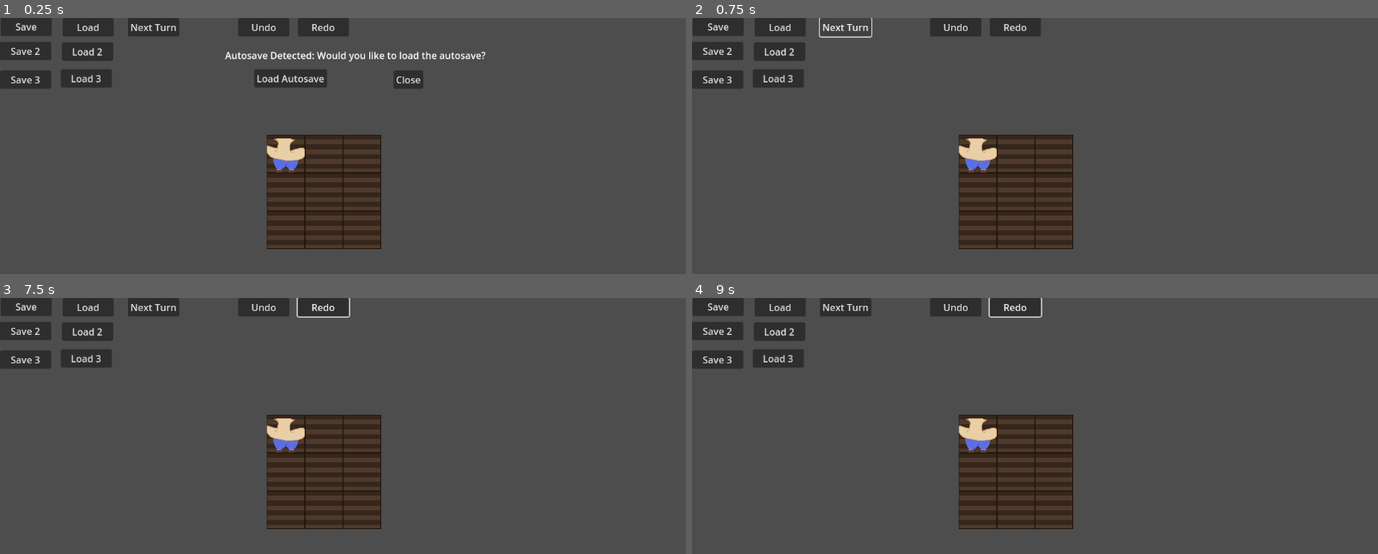
Above: before the commit, frames 1-4 (two rows, left to right).
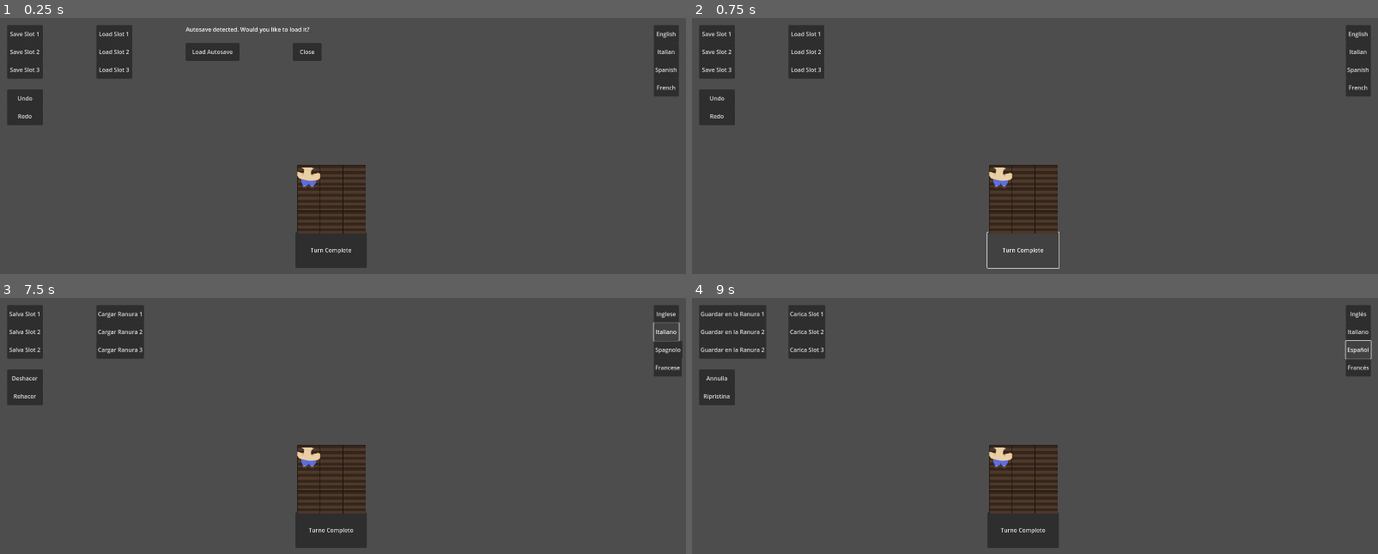
Above: after the commit, the same moments.

Repository: ZaneShan/CMPM-121-F
Game: Godot game, scene res://Main.tscn
Two runs of this game, one before a commit and one after it. Both use one fixed random seed, a clock stepped at 60 frames per second and the inputs below.
Inputs (mouse positions are in pixels of both pictures, inside the frame that each line leads up to):
- Up to frame 1 (0.25 s): no input
- Up to frame 2 (0.75 s): click "Next Turn" (after the commit: "Turn Complete") at 0.5 s
- Up to frame 3 (7.5 s): click "Save" (after the commit: "Save Slot 1") at 1.25 s; click "Save 2" (after the commit: "Save Slot 2") at 2 s; click "Save 3" (after the commit: "Save Slot 3") at 2.75 s; click "Load" (after the commit: "Load Slot 1") at 3.5 s; click "Load 2" (after the commit: "Load Slot 2") at 4.25 s; click "Load 3" (after the commit: "Load Slot 3") at 5 s; click "Undo" at 5.75 s; click "Redo" at 6.5 s; click (665, 331) at 7.25 s, where only the run after the commit has a clickable "Italian"
- Up to frame 4 (9 s): click (1357, 331) at 8 s, where only the run after the commit has a clickable "Italiano"; click (1357, 349) at 8.75 s, where only the run after the commit has a clickable "Spagnolo"

The runs differ from the first frame. In frame 1, 15% of the frame differs, in the area x 0-99%, y 0-98%; in frame 2, 11%; in frame 3, 13%; in frame 4, 12%.

Commit message:
Localization added for french, italian, and spanish

Diff:
--- a/Main.gd
+++ b/Main.gd
@@ -76,6 +76,21 @@
 
 	var autosaveClose_button = $AutosaveCloseButton
 	autosaveClose_button.connect("pressed", Callable(self, "hideAutosavePrompt"))
+
+	var italian_button = $ItalianButton
+	italian_button.connect("pressed", Callable(self, "change_language").bind("it"))
+
+	var spanish_button = $SpanishButton
+	spanish_button.connect("pressed", Callable(self, "change_language").bind("es"))
+
+	var french_button = $FrenchButton
+	french_button.connect("pressed", Callable(self, "change_language").bind("fr"))
+
+	var english_button = $EnglishButton
+	english_button.connect("pressed", Callable(self, "change_language").bind("en"))
+
+	# Set the default language
+	change_language("en")
 
 	# Add the player
 	var player = preload("res://Player.tscn").instantiate()
@@ -310,3 +325,44 @@
 		level_complete_label.visible = true
 	else:
 		level_complete_label.visible = false
+
+func change_language(language_code: String):
+	# Set the current locale
+	TranslationServer.set_locale(language_code)
+
+	# Update text for all UI elements
+	var turn_button = $TurnButton
+	turn_button.text = tr("Turn Complete")
+	var save_button = $SaveButton
+	save_button.text = tr("Save Slot 1")
+	var save_button2 = $SaveButton2
+	save_button2.text = tr("Save Slot 2")
+	var save_button3 = $SaveButton3
+	save_button3.text = tr("Save Slot 3")
+	var load_button = $LoadButton
+	load_button.text = tr("Load Slot 1")
+	var load_button2 = $LoadButton2
+	load_button2.text = tr("Load Slot 2")
+	var load_button3 = $LoadButton3
+	load_button3.text = tr("Load Slot 3")
+	var undo_button = $UndoButton
+	undo_button.text = tr("Undo")
+	var redo_button = $RedoButton
+	redo_button.text = tr("Redo")
+	var autosave_button = $AutosaveButton
+	autosave_button.text = tr("Load Autosave")
+	var autosave_close_button = $AutosaveCloseButton
+	autosave_close_button.text = tr("Close")
+	var autosave_label = $AutosaveLabel
+	autosave_label.text = tr("Autosave detected. Would you like to load it?")
+	var level_complete_label = $LevelCompleteLabel
+	level_complete_label.text = tr("Level Complete!")
+	var italian_button = $ItalianButton
+	italian_button.text = tr("Italian")
+	var spanish_button = $SpanishButton
+	spanish_button.text = tr("Spanish")
+	var french_button = $FrenchButton
+	french_button.text = tr("French")
+	var english_button = $EnglishButton
+	english_button.text = tr("English")
+	print("Language changed to: ", language_code)
--- a/Main.tscn
+++ b/Main.tscn
@@ -6,70 +6,76 @@
 script = ExtResource("1_dilqc")
 
 [node name="TurnButton" type="Button" parent="."]
-offset_left = 215.0
-offset_right = 301.0
-offset_bottom = 31.0
+offset_left = 827.0
+offset_top = 600.0
+offset_right = 1027.0
+offset_bottom = 700.0
 text = "Next Turn"
 
 [node name="SaveButton" type="Button" parent="."]
-offset_left = 1.0
-offset_top = -1.0
-offset_right = 87.0
-offset_bottom = 30.0
+offset_left = 20.0
+offset_top = 20.0
+offset_right = 120.0
+offset_bottom = 70.0
 text = "Save"
 
 [node name="SaveButton2" type="Button" parent="."]
-offset_top = 40.0
-offset_right = 86.0
-offset_bottom = 71.0
+offset_left = 20.0
+offset_top = 70.0
+offset_right = 120.0
+offset_bottom = 120.0
 text = "Save 2"
 
 [node name="SaveButton3" type="Button" parent="."]
-offset_top = 88.0
-offset_right = 86.0
-offset_bottom = 119.0
+offset_left = 20.0
+offset_top = 120.0
+offset_right = 120.0
+offset_bottom = 170.0
 text = "Save 3"
 
 [node name="LoadButton" type="Button" parent="."]
-offset_left = 105.0
-offset_right = 191.0
-offset_bottom = 31.0
+offset_left = 270.0
+offset_top = 20.0
+offset_right = 370.0
+offset_bottom = 70.0
 text = "Load"
 
 [node name="LoadButton2" type="Button" parent="."]
-offset_left = 104.0
-offset_top = 41.0
-offset_right = 190.0
-offset_bottom = 72.0
+offset_left = 270.0
+offset_top = 70.0
+offset_right = 370.0
+offset_bottom = 120.0
 text = "Load 2"
 
 [node name="LoadButton3" type="Button" parent="."]
-offset_left = 102.0
-offset_top = 86.0
-offset_right = 188.0
-offset_bottom = 117.0
+offset_left = 270.0
+offset_top = 120.0
+offset_right = 370.0
+offset_bottom = 170.0
 text = "Load 3"
 
 [node name="UndoButton" type="Button" parent="."]
-offset_left = 400.0
-offset_right = 486.0
-offset_bottom = 31.0
+offset_left = 20.0
+offset_top = 200.0
+offset_right = 120.0
+offset_bottom = 250.0
 text = "Undo"
 
 [node name="RedoButton" type="Button" parent="."]
-offset_left = 500.0
-offset_right = 586.0
-offset_bottom = 31.0
+offset_left = 20.0
+offset_top = 250.0
+offset_right = 120.0
+offset_bottom = 300.0
 text = "Redo
 "
 
 [node name="LevelCompleteLabel" type="Label" parent="."]
 top_level = true
 z_index = 1
-offset_left = 507.0
-offset_top = 264.0
-offset_right = 631.0
-offset_bottom = 300.0
+offset_left = 500.0
+offset_top = 500.0
+offset_right = 624.0
+offset_bottom = 575.0
 text = "=============
 Level Complete!
 ============="
@@ -77,25 +83,53 @@
 vertical_alignment = 2
 
 [node name="AutosaveLabel" type="Label" parent="."]
-offset_left = 378.0
-offset_top = 51.0
-offset_right = 816.0
-offset_bottom = 74.0
+offset_left = 520.0
+offset_top = 20.0
+offset_right = 958.0
+offset_bottom = 43.0
 text = "Autosave Detected: Would you like to load the autosave?"
 
 [node name="AutosaveButton" type="Button" parent="."]
-offset_left = 427.0
-offset_top = 86.0
-offset_right = 549.0
-offset_bottom = 117.0
+offset_left = 520.0
+offset_top = 70.0
+offset_right = 670.0
+offset_bottom = 120.0
 text = "Load Autosave"
 
 [node name="AutosaveCloseButton" type="Button" parent="."]
-offset_left = 661.0
-offset_top = 88.0
-offset_right = 711.0
-offset_bottom = 119.0
+offset_left = 820.0
+offset_top = 70.0
+offset_right = 900.0
+offset_bottom = 120.0
 text = "Close"
+
+[node name="ItalianButton" type="Button" parent="."]
+offset_left = 1830.0
+offset_top = 70.0
+offset_right = 1900.0
+offset_bottom = 120.0
+text = "Italian"
+
+[node name="SpanishButton" type="Button" parent="."]
+offset_left = 1830.0
+offset_top = 120.0
+offset_right = 1900.0
+offset_bottom = 170.0
+text = "Spanish"
+
+[node name="FrenchButton" type="Button" parent="."]
+offset_left = 1830.0
+offset_top = 170.0
+offset_right = 1900.0
+offset_bottom = 220.0
+text = "French"
+
+[node name="EnglishButton" type="Button" parent="."]
+offset_left = 1830.0
+offset_top = 20.0
+offset_right = 1900.0
+offset_bottom = 70.0
+text = "English"
 
 [connection signal="pressed" from="TurnButton" to="." method="_on_turn_button_pressed"]
 [connection signal="pressed" from="SaveButton" to="." method="_on_turn_button_pressed"]
--- /dev/null
+++ b/localizations/translations.csv
@@ -0,0 +1,18 @@
+key,es,it,fr,en
+Turn Complete,Turno Completo,Turno Completo,Turno Completo,Turn Complete
+Save Slot 1,Guardar en la Ranura 1,Salva Slot 1,Enregistrer l'Emplacement 1,Save Slot 1
+Save Slot 2,Guardar en la Ranura 2,Salva Slot 2,Enregistrer l'Emplacement 2,Save Slot 2
+Save Slot 3,Guardar en la Ranura 2,Salva Slot 2,Enregistrer l'Emplacement 2,Save Slot 3
+Load Slot 1,Carica Slot 1,Cargar Ranura 1,Charger l'Emplacement 1,Load Slot 1
+Load Slot 2,Carica Slot 2,Cargar Ranura 2,Charger l'Emplacement 2,Load Slot 2
+Load Slot 3,Carica Slot 3,Cargar Ranura 3,Charger l'Emplacement 3,Load Slot 3
+Undo,Annulla,Deshacer,Annuler,Undo
+Redo,Ripristina,Rehacer,Refaire,Redo
+Load Autosave,Carica Salvataggio Automatico,Cargar Guardado Automático,Charger la Sauvegarde Automatique,Load Autosave
+Close,Chiudi,Cerrar,Fermer,Close
+Autosave detected. Would you like to load it?,Salvataggio automatico rilevato. Vuoi caricarlo?,Se detectó un guardado automático. ¿Quieres cargarlo?,Sauvegarde automatique détectée. Voulez-vous la charger ?,Autosave detected. Would you like to load it?
+Level Complete!,Livello Completato!,¡Nivel Completado!,Niveau Terminé !,Level Complete!
+English,Inglés,Inglese,Anglais,English
+Spanish,Español,Spagnolo,Espagnol,Spanish
+Italian,Italiano,Italiano,Italien,Italian
+French,Francés,Francese,Français,French
--- a/project.godot
+++ b/project.godot
@@ -14,6 +14,15 @@
 run/main_scene="res://Main.tscn"
 config/features=PackedStringArray("4.3", "Forward Plus")
 config/icon="res://icon.svg"
+
+[display]
+
+window/size/viewport_width=1920
+window/size/viewport_height=1080
+
+[dotnet]
+
+project/assembly_name="CMPM121"
 
 [input]
 
@@ -90,6 +99,11 @@
 ]
 }
 
+[internationalization]
+
+locale/translations=PackedStringArray("res://localizations/translations.en.translation", "res://localizations/translations.es.translation", "res://localizations/translations.fr.translation", "res://localizations/translations.it.translation")
+
 [rendering]
 
 renderer/rendering_method="mobile"
+textures/vram_compression/import_etc2_astc=true
Not shown, added: localizations/translations.csv.import
